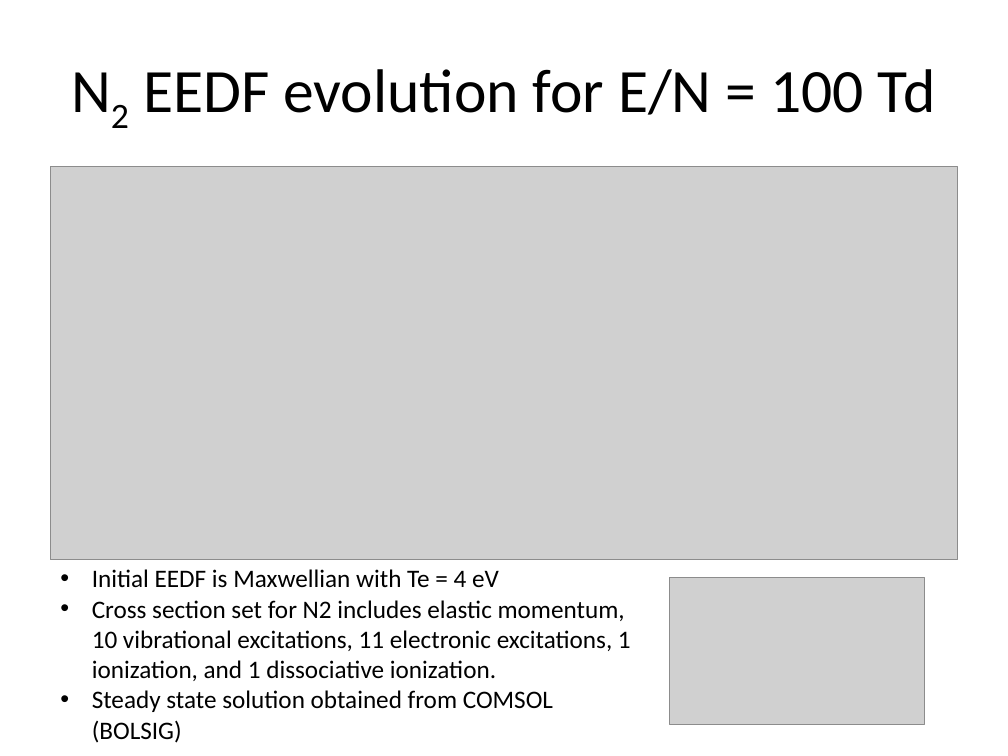
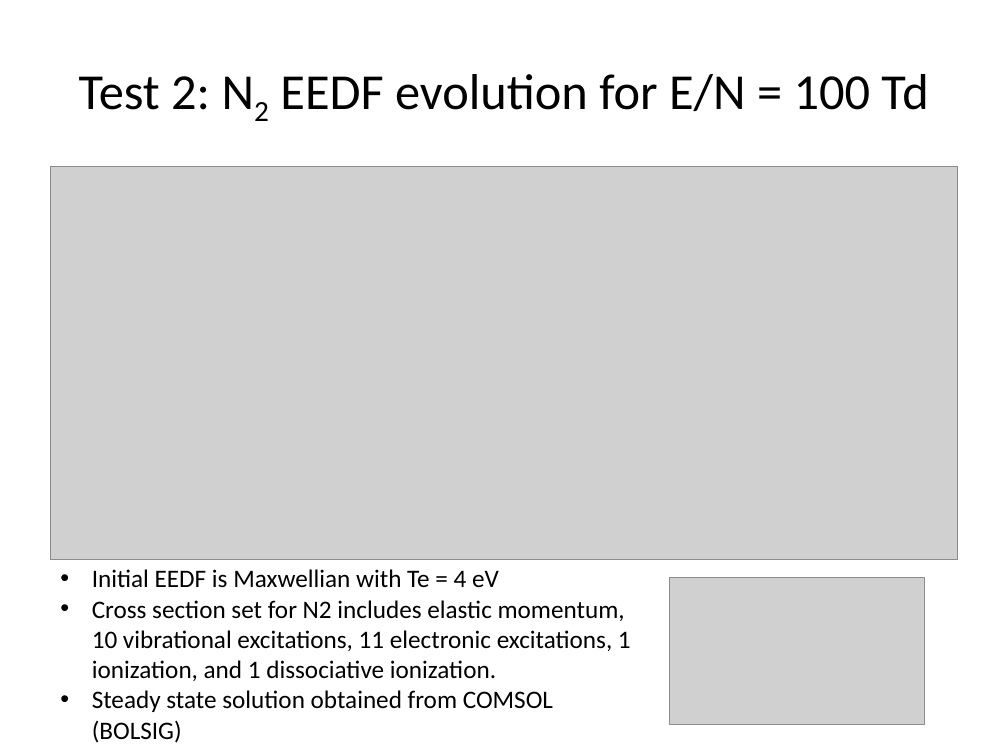
Before and after one commit to JustinRayAngus/kineticABC, a slide deck: slide 1 of test2/timeDependent2TermPresentation.pptx. Drawn at 1008x756 pixels with LibreOffice and Linux fonts; fonts in the diff are those of the drawing; grey boxes stand for pictures. Boxes give left, top, right and bottom in pixels: in the first picture for what was removed or moved away, otherwise in the second. Text is boxed around its words. In the diff, an @@ line names an element or a change of style, - is before the commit and + after.

```diff
--- a/test2/timeDependent2TermPresentation.pptx
+++ b/test2/timeDependent2TermPresentation.pptx
@@ title at (79, 74, 928, 111): text changed; size 44 to 36 pt @@
-N2 EEDF evolution for E/N = 100 Td
+Test 2: N2 EEDF evolution for E/N = 100 Td
```
Also in this commit, not shown: 22 other files.
